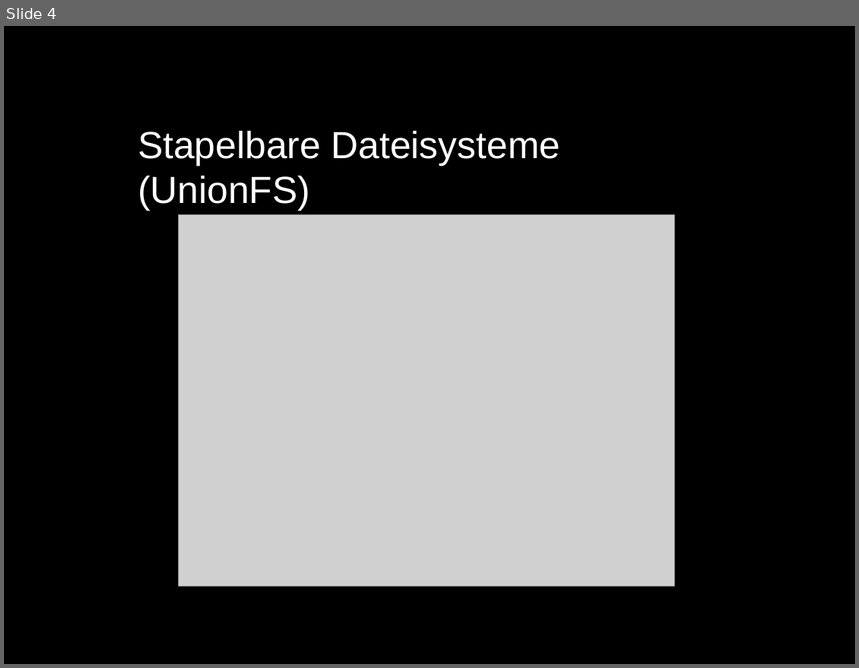
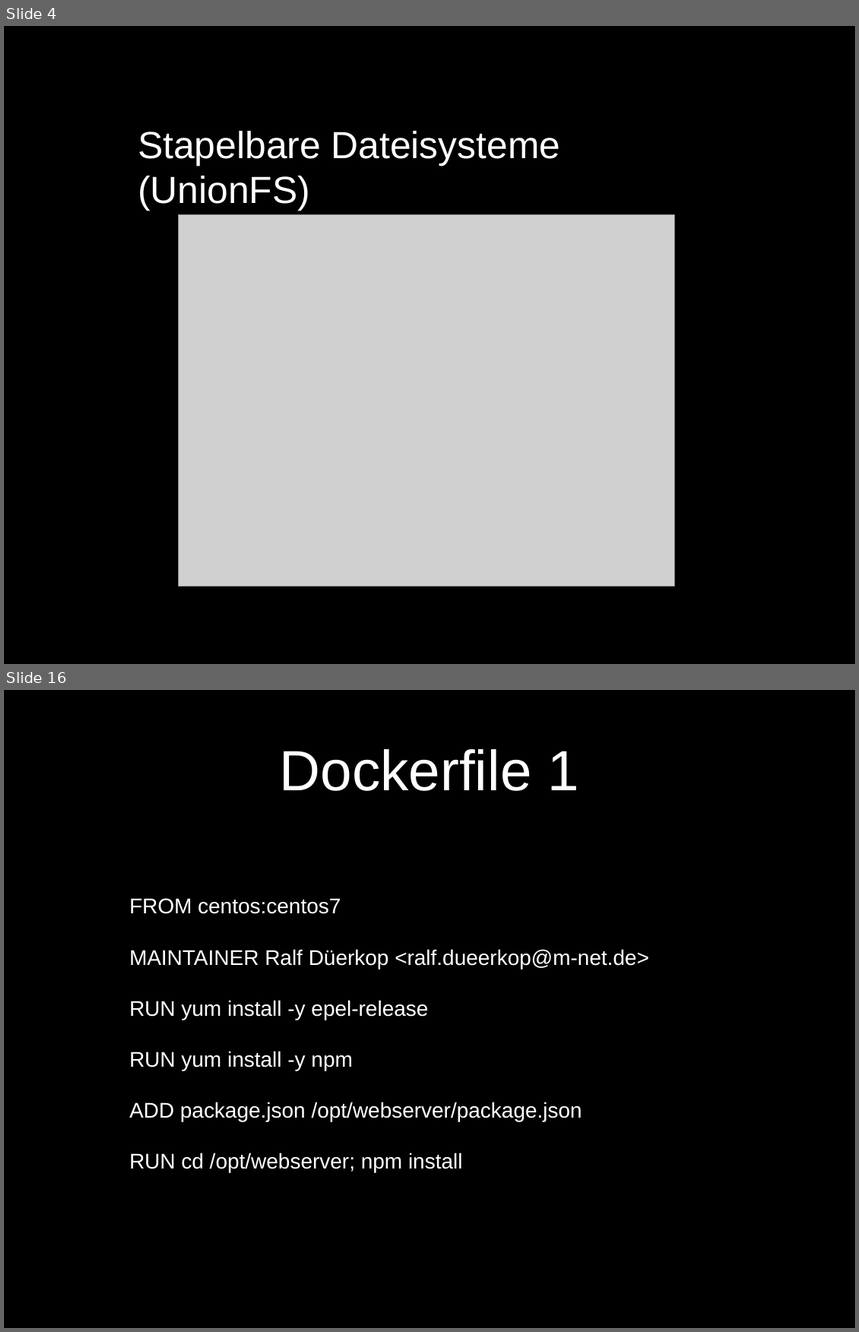
Before and after one commit to ra1f/docker-intro, a slide deck: DockerIntro.pptx. Shown one above the other, each under a label of ours: slide 4 before the commit, slides 4 and 16 after it; the slides between them are not shown. The pictures are 859x668 and 859x1332 pixels, drawn with LibreOffice and Linux fonts; fonts in the diff are those of the drawing; grey boxes stand for pictures; background and template pictures are left out. Boxes give left, top, right and bottom in pixels: in the first picture for what was removed or moved away, otherwise in the second. Text is boxed around its words. In the diff, an @@ line names an element or a change of style, - is before the commit and + after.

```diff
--- a/DockerIntro.pptx
+++ b/DockerIntro.pptx
@@ slide 16 added at [4,690,855,1328], background picture (left out) @@
@@ title added at [280,749,579,791], 48 pt, text #FFFFFF @@
+Dockerfile 1
@@ text added at [129,898,649,1173], 18 pt, text #FFFFFF @@
+FROM centos:centos7
+MAINTAINER Ralf Düerkop <ralf.dueerkop@m-net.de>
+RUN yum install -y epel-release
+RUN yum install -y npm
+ADD package.json /opt/webserver/package.json
+RUN cd /opt/webserver; npm install
```
Also in this commit, not shown: 5 slides changed, 35 other slides added, 2 slides removed, 7 other files.
